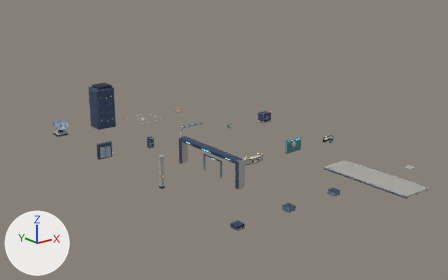
The Blender file art/blender/government_office.blend, before and after one commit.
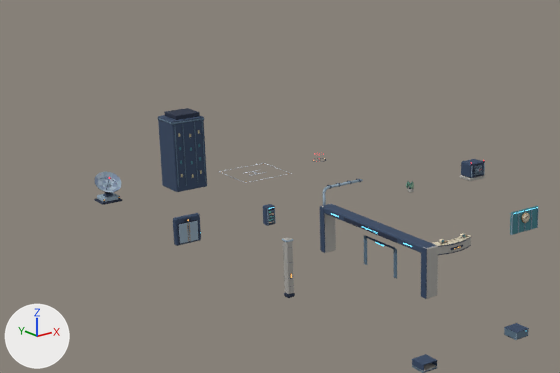
There are two pictures of each version: one whole from a camera (50 mm lens) standing at (-71.8, -85.5, 53.0) and looking at (32.2, 44.5, 1.0), one close up on the part from 0% to 70% of the width and 8% to 83% of the height. The lights are fixed; the arrows at lower left show +X, +Y and +Z. The last two pictures show the newer version.

Before the edit, the objects in view are built like this:
```python
me_office_clock = bpy.data.meshes.new('office_clock')
me_office_clock.from_pydata(...)  # 608 vertices, 602 faces; spans x -2.85..2.85, y -0.46..0.18, z 0.0..3.56
# faces by material slot: [576, 26]
me_office_clock.materials.append(mat_cartoon_kit)
me_office_clock.materials.append(mat_campaign_glow_office_cyan)
me_office_elevator = bpy.data.meshes.new('office_elevator')
me_office_elevator.from_pydata(...)  # 240 vertices, 260 faces; spans x -2.08..2.08, y -0.56..0.4, z 0.0..4.15
# faces by material slot: [208, 26, 26]
me_office_elevator.materials.append(mat_cartoon_kit)
me_office_elevator.materials.append(mat_campaign_glow_office_cyan)
me_office_elevator.materials.append(mat_campaign_glow_office_amber)
me_office_tower = bpy.data.meshes.new('office_tower')
me_office_tower.from_pydata(...)  # 328 vertices, 270 faces; spans x -3.02..3.02, y -2.71..2.71, z 0.0..12.99
me_office_tower.materials.append(mat_cartoon_kit)
ob_office_clock = bpy.data.objects.new('office_clock', me_office_clock)
ob_office_clock.parent = ob_office_clock___editable_prop
ob_office_clock.location = (0.0, 0.0, 0.0)
ob_office_elevator = bpy.data.objects.new('office_elevator', me_office_elevator)
ob_office_elevator.parent = ob_office_elevator___editable_prop
ob_office_elevator.location = (0.0, 0.0, 0.0)
ob_office_tower = bpy.data.objects.new('office_tower', me_office_tower)
ob_office_tower.parent = ob_office_tower___editable_prop
ob_office_tower.location = (0.0, 0.0, 0.0)
# also in view: 'office_portal' at (13.9, 27.0, 3.4); 'office_reception' at (28.0, 27.3, 1.1); 'office_fan' at (56.0, 53.9, 1.6); 'office_pilaster' at (0.0, 27.0, 3.9)
```
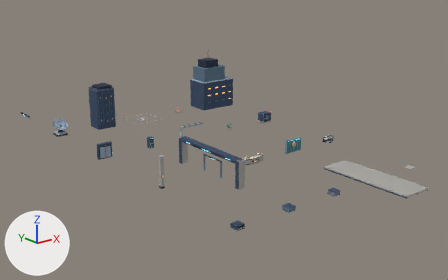
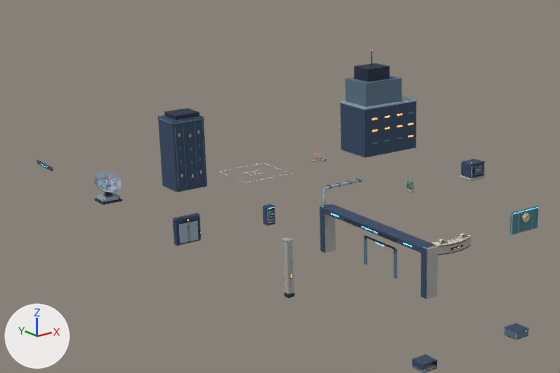
What changed in the scene script:
```text
Add me_office_atrium_sign:
    me_office_atrium_sign.from_pydata(...)  # 338 vertices, 439 faces; spans x -0.25..0.13, y -3.5..3.5, z 0.0..0.72
    # faces by material slot: [38, 401]
    me_office_atrium_sign.materials.append(mat_cartoon_kit)
    me_office_atrium_sign.materials.append(mat_campaign_glow_office_cyan)
Add me_office_annex:
    me_office_annex.from_pydata(...)  # 240 vertices, 180 faces; spans x -6.2..6.2, y -4.0..4.0, z 0.0..19.4
    # faces by material slot: [78, 96, 6]
    me_office_annex.materials.append(mat_cartoon_kit)
    me_office_annex.materials.append(mat_campaign_glow_office_amber)
    me_office_annex.materials.append(mat_campaign_glow_office_red)
Add ob_office_atrium_sign:
    ob_office_atrium_sign = bpy.data.objects.new('office_atrium_sign', me_office_atrium_sign)
    ob_office_atrium_sign.parent = ob_office_atrium_sign___editable_prop
    ob_office_atrium_sign.location = (0.0, 0.0, 0.0)
Add ob_office_atrium_sign___editable_prop:
    ob_office_atrium_sign___editable_prop = bpy.data.objects.new('office_atrium_sign | Editable prop', None)
    ob_office_atrium_sign___editable_prop.location = (0.0, 108.0, 0.0)
Add ob_office_annex:
    ob_office_annex = bpy.data.objects.new('office_annex', me_office_annex)
    ob_office_annex.parent = ob_office_annex___editable_prop
    ob_office_annex.location = (0.0, 0.0, 0.0)
Add ob_office_annex___editable_prop:
    ob_office_annex___editable_prop = bpy.data.objects.new('office_annex | Editable prop', None)
    ob_office_annex___editable_prop.location = (56.0, 81.0, 0.0)
```

Location of each change, [x1, y1, x2, y2] in pixels of the close-ups (560 x 373 px):
'office_annex', added (blue)
    after: [340, 50, 417, 158]
    faces in mat_cartoon_kit: [340, 51, 417, 158]
'office_atrium_sign', added
    after: [37, 160, 53, 171]
